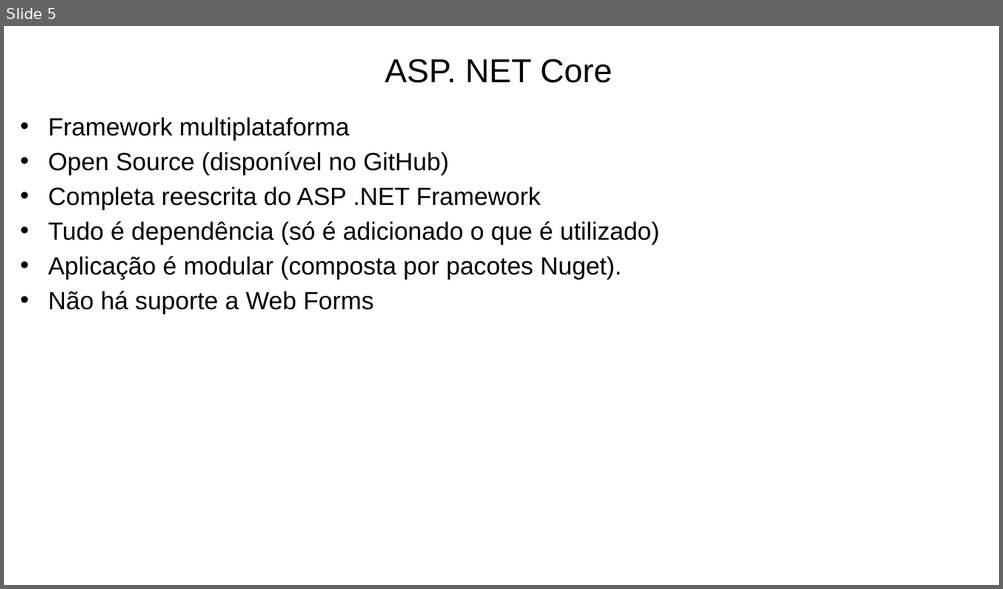
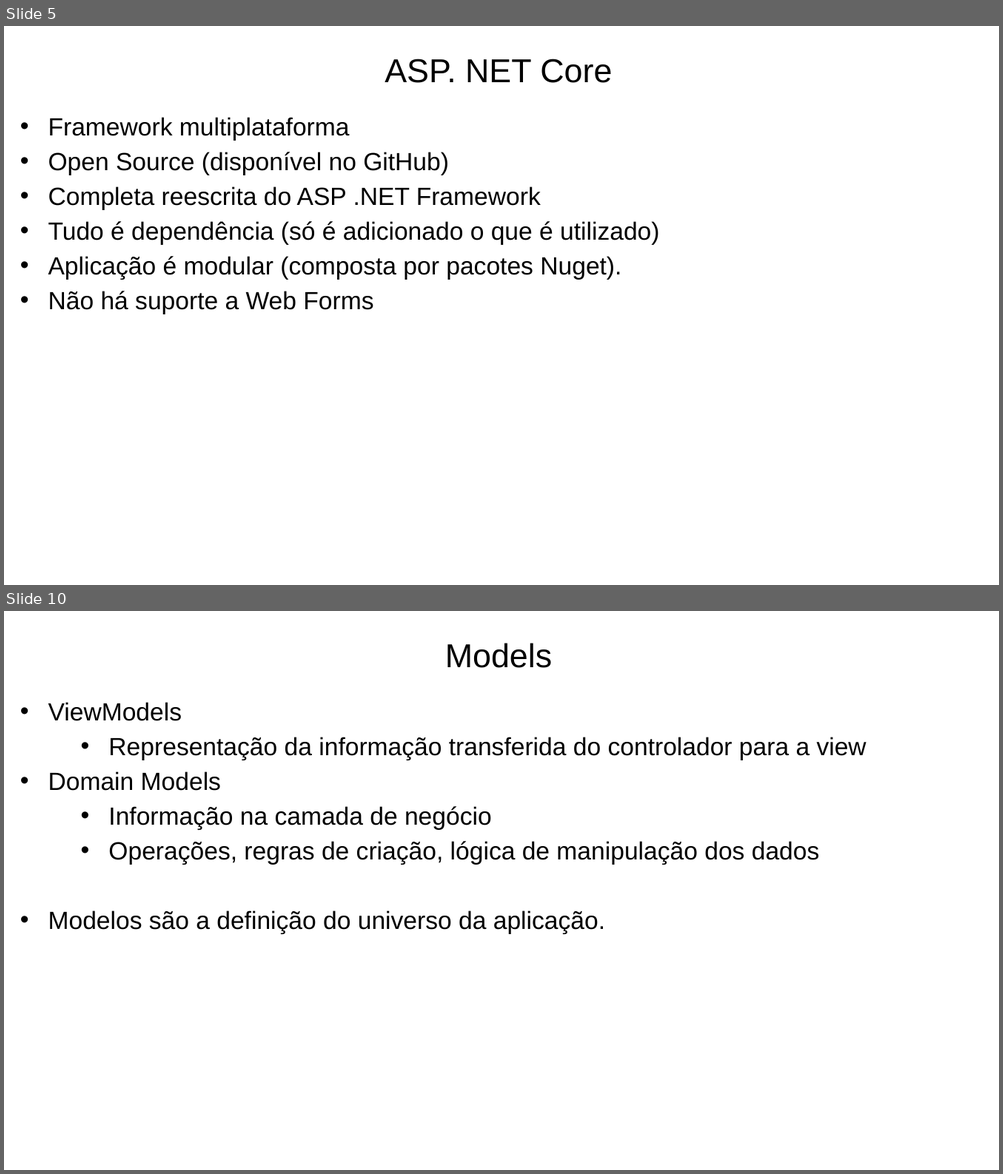
Before and after one commit to prodest/workshop-aspnet-core-mvc, a slide deck: workshop-aspnet-core-mvc.pptx. Shown one above the other, each under a label of ours: slide 5 before the commit, slides 5 and 10 after it; the slides between them are not shown. The pictures are 1003x589 and 1003x1174 pixels, drawn with LibreOffice and Linux fonts; fonts in the diff are those of the drawing; background and template pictures are left out. Boxes give left, top, right and bottom in pixels: in the first picture for what was removed or moved away, otherwise in the second. Text is boxed around its words. In the diff, an @@ line names an element or a change of style, - is before the commit and + after.

```diff
--- a/workshop-aspnet-core-mvc.pptx
+++ b/workshop-aspnet-core-mvc.pptx
@@ slide 10 added at [4,611,999,1170], background #FFFFFF @@
@@ text added at [445,643,552,668], 32 pt, text #000000 @@
+Models
@@ text added at [48,702,866,934], 24 pt, text #000000 @@
+• ViewModels
+  • Representação da informação transferida do controlador para a view
+• Domain Models
+  • Informação na camada de negócio
+  • Operações, regras de criação, lógica de manipulação dos dados
+• Modelos são a definição do universo da aplicação.
```
Also in this commit, not shown: 2 slides changed, 8 other slides added, 2 slides removed.
